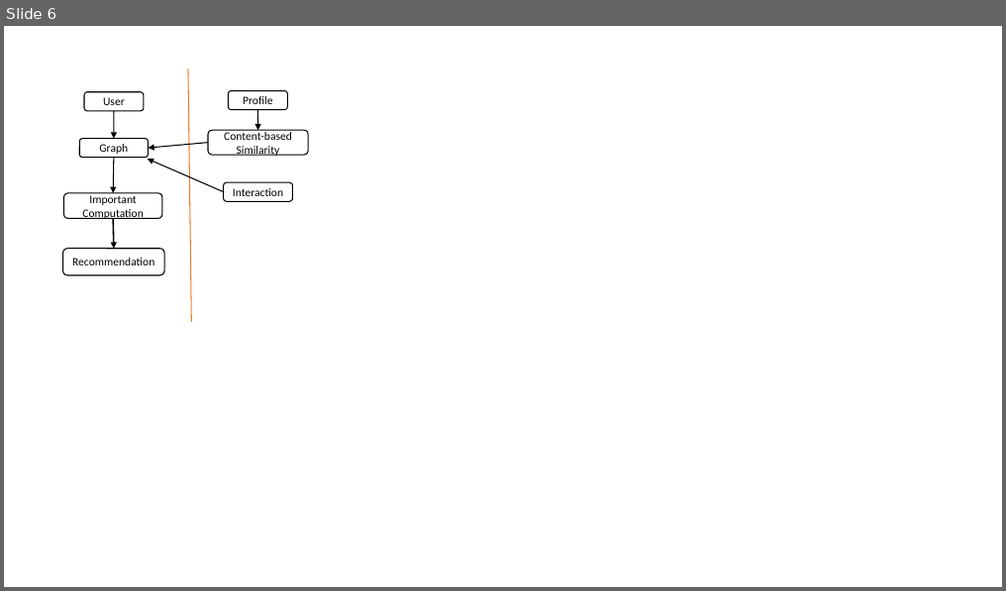
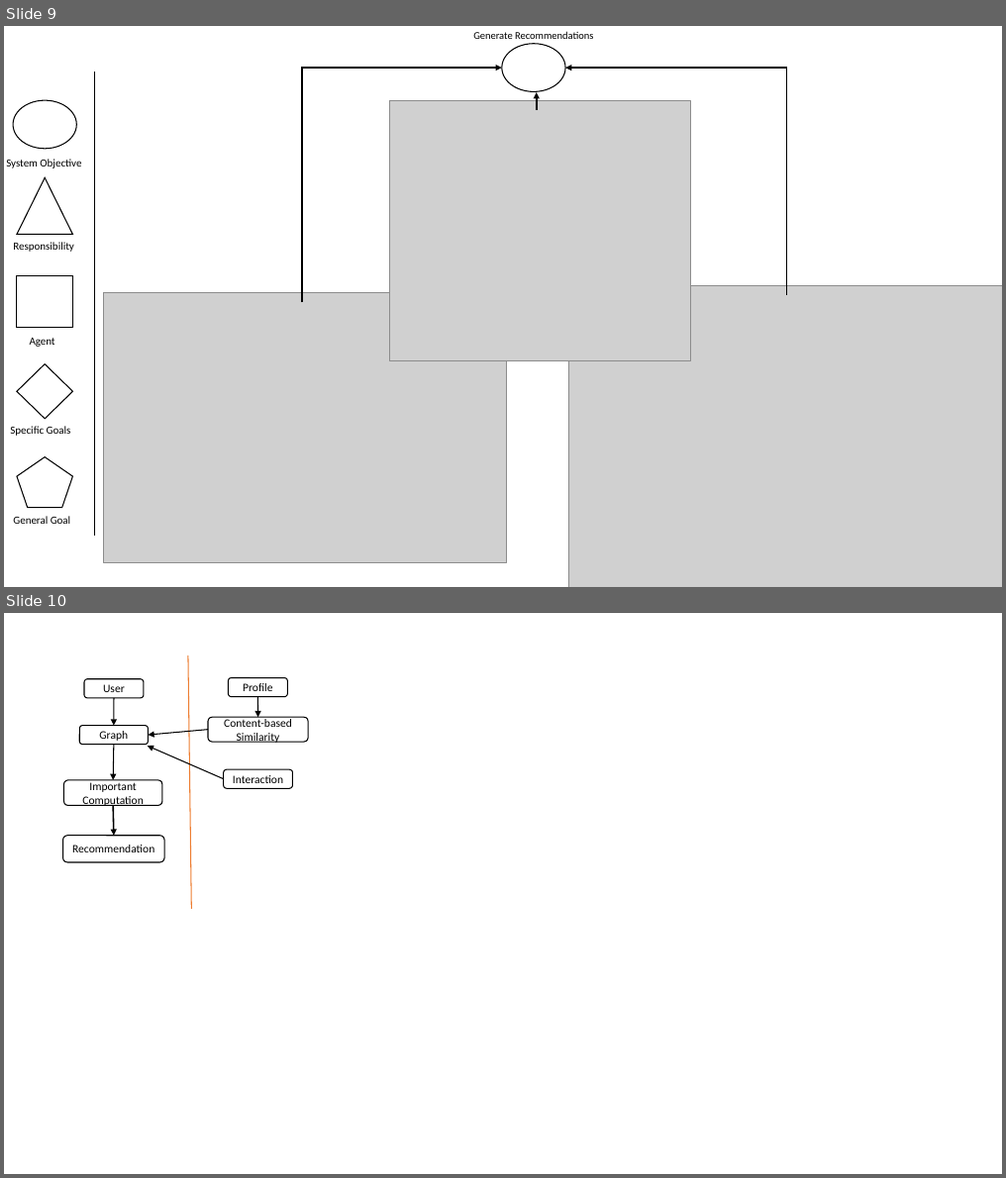
Before and after one commit to zxingz/Thesis, a slide deck: Risk Models.pptx. Shown one above the other, each under a label of ours: slide 6 before the commit, slides 9 and 10 after it. The pictures are 1006x591 and 1006x1178 pixels, drawn with LibreOffice and Linux fonts; fonts in the diff are those of the drawing; grey boxes stand for pictures. Boxes give left, top, right and bottom in pixels: in the first picture for what was removed or moved away, otherwise in the second. Text is boxed around its words. In the diff, an @@ line names an element or a change of style, - is before the commit and + after.

```diff
--- a/Risk Models.pptx
+++ b/Risk Models.pptx
@@ slide 9 added at box(4, 26, 1002, 587), background #FFFFFF @@
@@ text added at box(473, 31, 593, 39), 10 pt, text #000000 @@
+Generate Recommendations
@@ ellipse added at box(502, 43, 565, 91), fill #FFFFFF, outline #000000 1 pt @@
@@ line added from (94, 72) to (94, 536), #000000 1.5 pt @@
@@ elbow arrow added from (302, 302) to (502, 68), #000000 1.5 pt @@
@@ elbow arrow added from (787, 294) to (565, 68), #000000 1.5 pt @@
@@ ellipse added at box(13, 100, 76, 148), fill #FFFFFF, outline #000000 1 pt @@
@@ picture added at box(389, 100, 690, 361) @@
@@ arrow added from (537, 110) to (537, 92), #000000 1.5 pt @@
@@ rectangle added at box(4, 153, 93, 174), outline #FFFFFF 0.75 pt, 10.5 pt, text #000000 @@
+System Objective
@@ triangle added at box(17, 178, 73, 235), fill #FFFFFF, outline #000000 1 pt @@
@@ rectangle added at box(6, 236, 85, 258), outline #FFFFFF 0.75 pt, 10.5 pt, text #000000 @@
+Responsibility
@@ rectangle added at box(17, 275, 73, 327), fill #FFFFFF, outline #000000 1 pt @@
@@ picture added at box(568, 285, 1002, 587) @@
@@ picture added at box(104, 293, 506, 564) @@
@@ rectangle added at box(4, 331, 85, 353), outline #FFFFFF 0.75 pt, 10.5 pt, text #000000 @@
+Agent
@@ diamond added at box(17, 365, 73, 419), fill #FFFFFF, outline #000000 1 pt @@
@@ rectangle added at box(4, 420, 82, 441), outline #FFFFFF 0.75 pt, 10.5 pt, text #000000 @@
+Specific Goals
@@ pentagon added at box(17, 458, 73, 508), fill #FFFFFF, outline #000000 1 pt @@
@@ rectangle added at box(6, 510, 85, 532), outline #FFFFFF 0.75 pt, 10.5 pt, text #000000 @@
+General Goal
@@ what was slide 6 is now slide 10 @@
```
Also in this commit, not shown: 1 slide changed, 5 other slides added, 11 other files.
